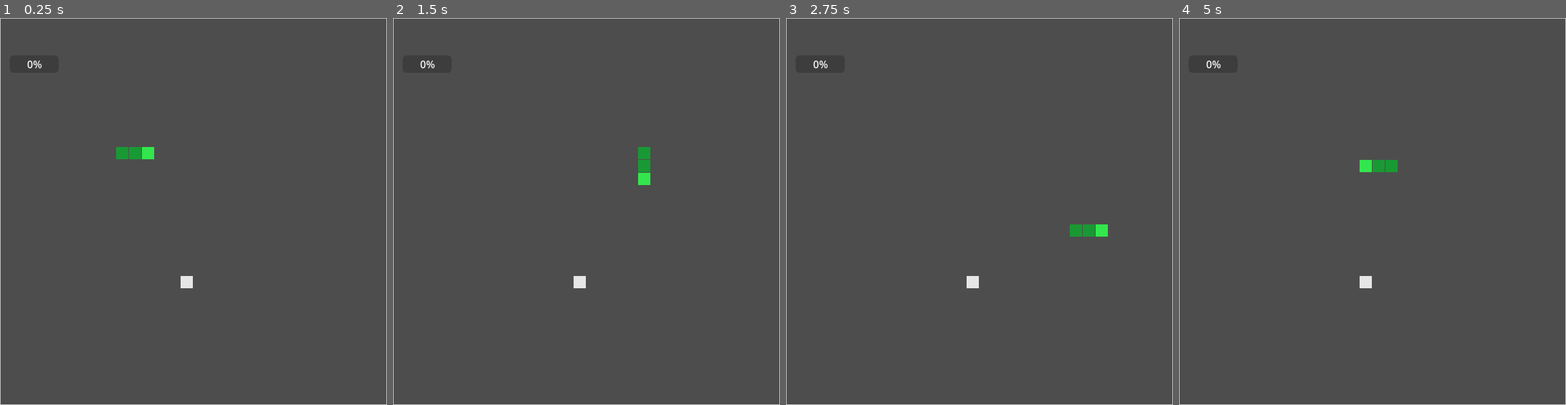
Above: before the commit, frames 1-4 (left to right).
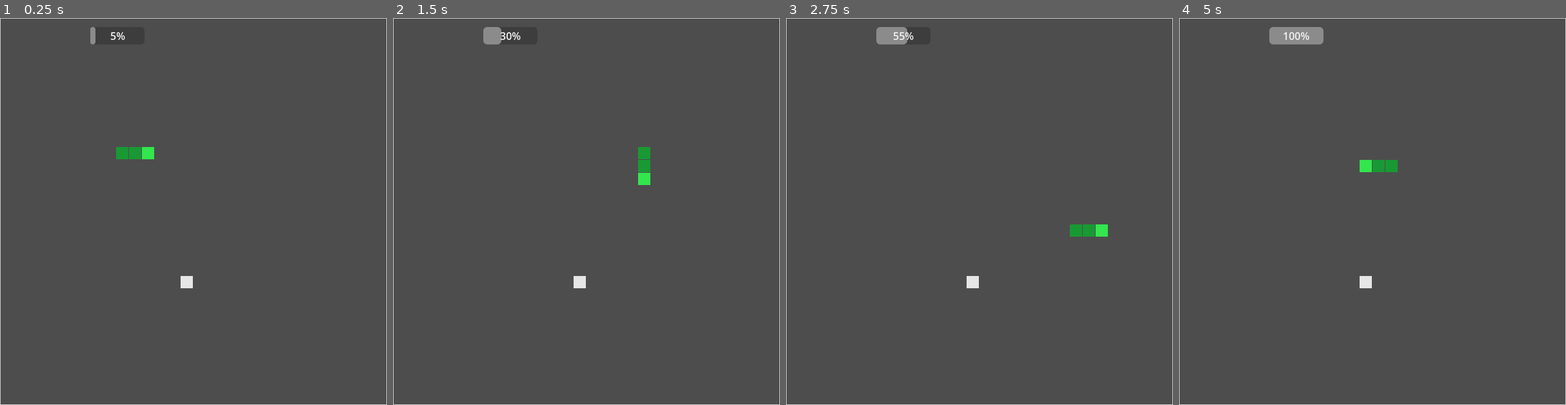
Above: after the commit, the same moments.

Repository: ansh33430w/snake-that-shrinks
Game: Godot game, scene res://main.tscn
Same seed, same stepped clock (60 frames per second), same inputs: the game is played once before the commit and once after it. The project has no main scene, so this scene is started directly.
Inputs (mouse positions are in pixels of both pictures, inside the frame that each line leads up to):
- Up to frame 1 (0.25 s): no input
- Up to frame 2 (1.5 s): tap Enter at 0.5 s; move the mouse to (671, 192) at 0.52 s; hold Right (ui_right) 0.53-1.28 s; tap Alt at 0.6 s; click (671, 192) at 0.67 s; move the mouse to (509, 230) at 1.27 s; hold Down (ui_down) from 1.28 s (still down); tap Shift at 1.35 s
- Up to frame 3 (2.75 s): move the mouse to (1018, 126) at 2.02 s; release Down (ui_down) at 2.03 s; hold Right (ui_right) from 2.03 s (still down); tap Alt at 2.1 s
- Up to frame 4 (5 s): move the mouse to (1353, 288) at 2.77 s; release Right (ui_right) at 2.78 s; hold Up (ui_up) 2.78-3.53 s; tap Shift at 2.85, 4.35 s; click (1353, 288) at 2.92 s; move the mouse to (1488, 269) at 3.52 s; hold Left (ui_left) from 3.53 s (still down); tap Alt at 3.6 s; move the mouse to (1256, 153) at 4.27 s

The runs differ from the first frame. In frame 1, 0.1% of the frame differs, in the area x 7-33%, y 2-13%; in frame 2, 0.3%; in frame 3, 0.4%; in frame 4, 0.7%, in the area x 7-38%, y 2-13%.

Commit message:
added shrink mechanism ( snake shrinks if u have't eaten food in 5 sec ) and connected to progression bar

Diff:
--- a/main.gd
+++ b/main.gd
@@ -1,11 +1,16 @@
 extends Node2D
 
 @onready var label: Label = $Label
+@onready var progress_bar: ProgressBar = $ProgressBar
 
 
 const gridsize = 20
 const g_hieght = 30
 const g_width = 30
+
+
+var timerAmax = 5.0
+var timerA = 0
 
 
 var food  := Vector2i(-1,-1)
@@ -21,16 +26,28 @@
 
 func _ready() -> void:
 	snake =[Vector2i(10,10), Vector2i(9,10) , Vector2i(8,10)]
+	progress_bar.max_value = timerAmax
+	progress_bar.min_value = 0
+
 	foodspawn()
 
 func _process(delta: float) -> void:
 	if gameover :
 		return
 	movement()
+
 	mov_timer += delta
+
 	if mov_timer >=mov_interwel:
 		mov_timer=0.0
+
 		step()
+	timerA += delta
+	progress_bar.value = timerA
+	if timerA>= timerAmax:
+		snakeshrink()
+		timerA = 0
+
 
 	queue_redraw()
 
@@ -98,3 +115,12 @@
 		if pos not in snake:
 			break
 	food = pos
+
+
+
+
+func snakeshrink() -> void:
+	if snake.size() > 0:
+		snake.pop_back()
+	if snake.size()== 0:
+		gameover = true
--- a/main.tscn
+++ b/main.tscn
@@ -16,7 +16,7 @@
 offset_bottom = 39.0
 
 [node name="ProgressBar" type="ProgressBar" parent="." unique_id=1204638179]
-offset_left = 15.0
-offset_top = 58.0
-offset_right = 91.0
-offset_bottom = 85.0
+offset_left = 140.0
+offset_top = 14.0
+offset_right = 224.0
+offset_bottom = 41.0
